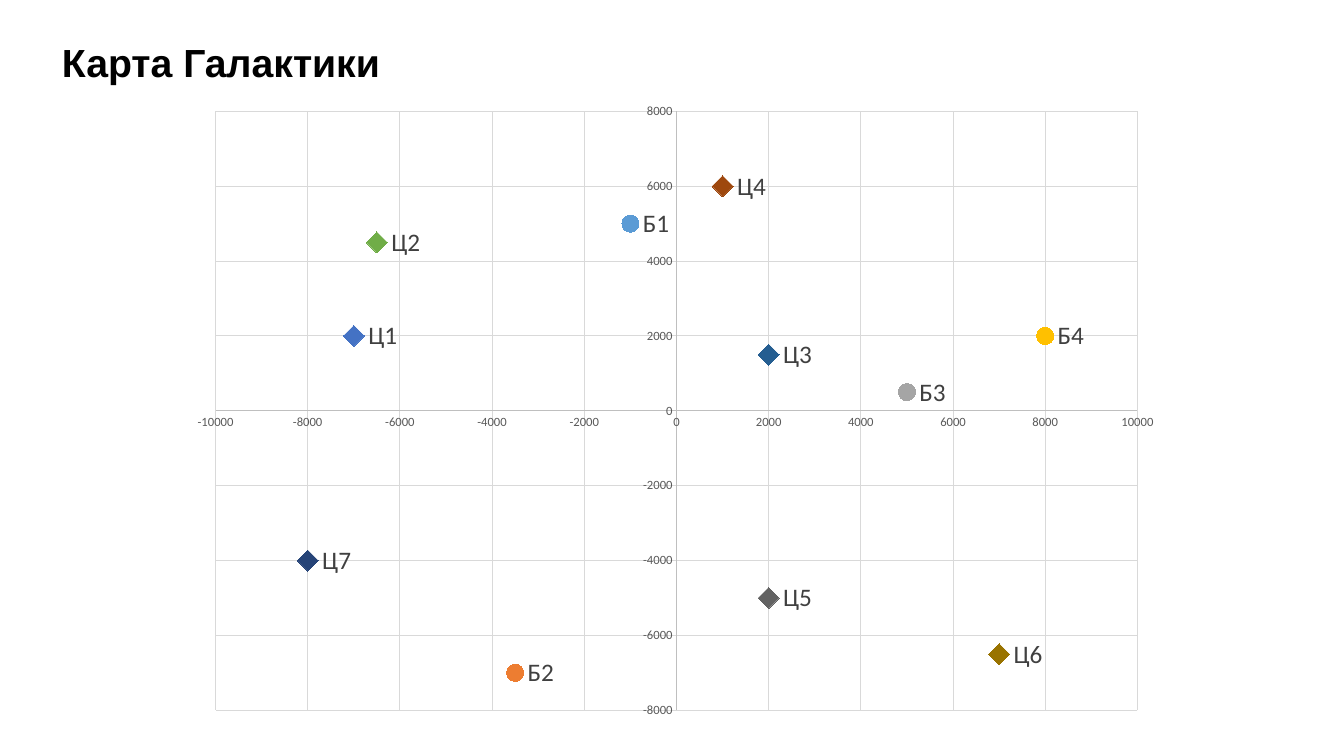
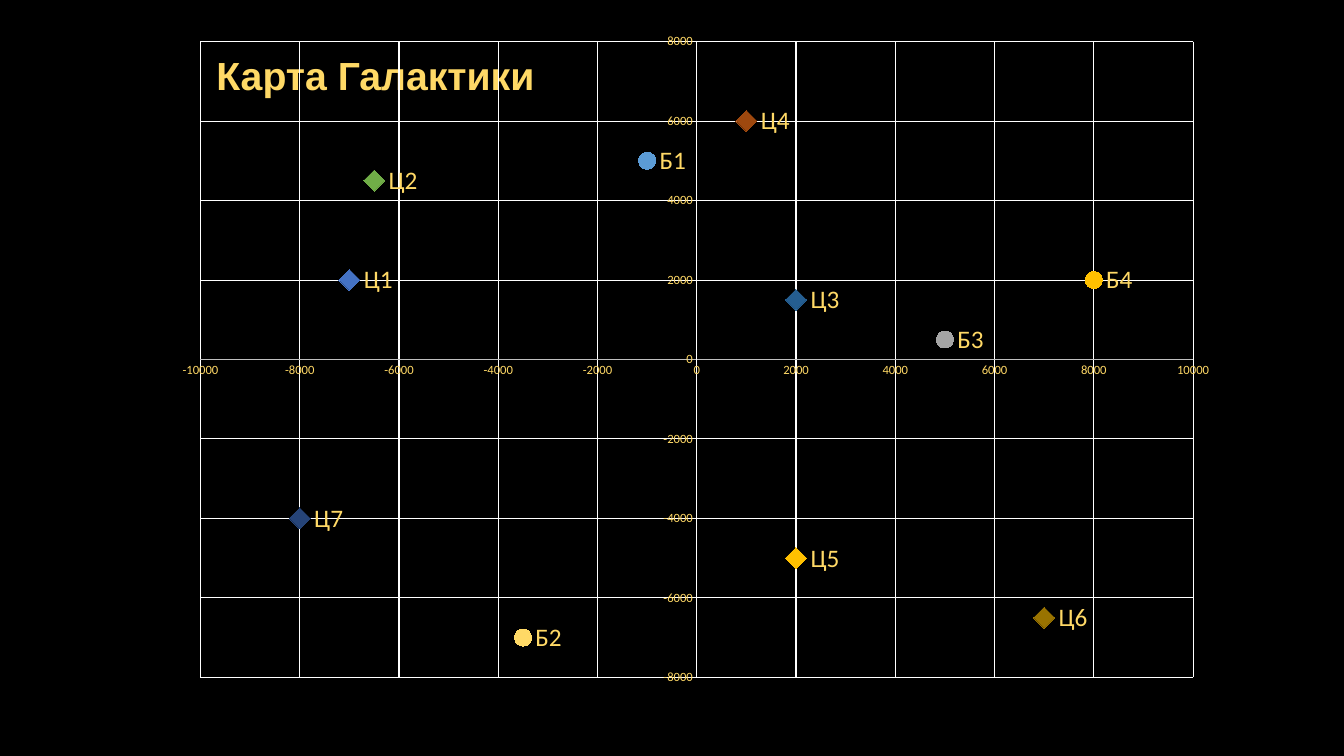
Before and after one commit to solovenko-v/study, a slide deck: slide 6 of Optimization Methods/Презентация Задача о назначениях.pptx. Drawn at 1344x756 pixels with LibreOffice and Linux fonts; fonts in the diff are those of the drawing; background and template pictures are left out. Boxes give left, top, right and bottom in pixels: in the first picture for what was removed or moved away, otherwise in the second. Text is boxed around its words. In the diff, an @@ line names an element or a change of style, - is before the commit and + after.

```diff
--- a/Optimization Methods/Презентация Задача о назначениях.pptx
+++ b/Optimization Methods/Презентация Задача о назначениях.pptx
@@ background #FFFFFF to picture (left out) @@
@@ scatter lines chart at <box>165,33,1227,702</box> @@
@@ data labels of Б1 changed @@
@@ colour of Series 2 #ED7D31 to #FFD966 @@
@@ data labels of Series 2 changed @@
@@ data labels of Б3 changed @@
@@ data labels of Б4 changed @@
@@ data labels of Ц1 changed @@
@@ data labels of Ц2 changed @@
@@ data labels of Ц3 changed @@
@@ data labels of Ц4 changed @@
@@ colour of Ц5 #636363 to #FFC000 @@
@@ data labels of Ц5 changed @@
@@ data labels of Ц6 changed @@
@@ data labels of Ц7 changed @@
@@ category axis changed @@
@@ value axis changed @@
@@ plot area changed @@
@@ scatter lines chart: place and size @@
-scatter lines chart at <box>177,92,1174,731</box>
+scatter lines chart at <box>165,33,1227,702</box>
@@ text "Карта Галактики": place and size @@
-text "Карта Галактики" at <box>62,50,380,85</box>
+text "Карта Галактики" at <box>216,59,535,98</box>
@@ text "Карта Галактики" at <box>216,59,535,98</box>: text colour #000000 to #FFD966 @@
```
Also in this commit, not shown: 8 other slides changed, 2 slides added, 2 slides removed, 1 other file.
